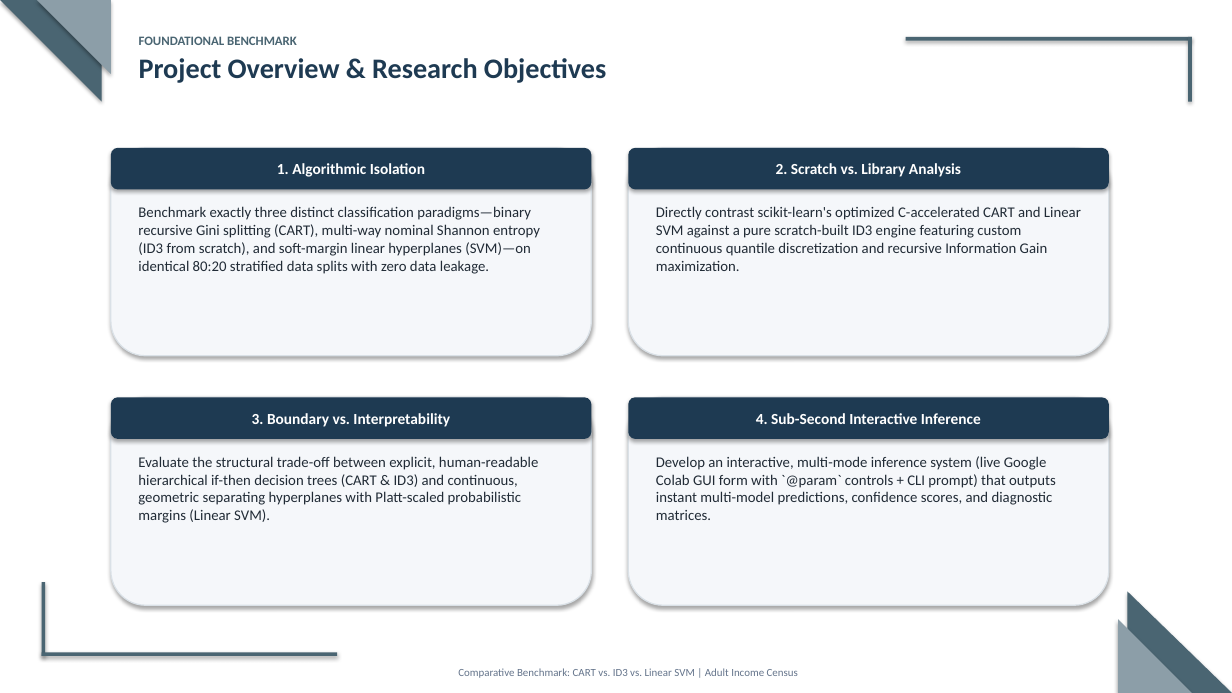
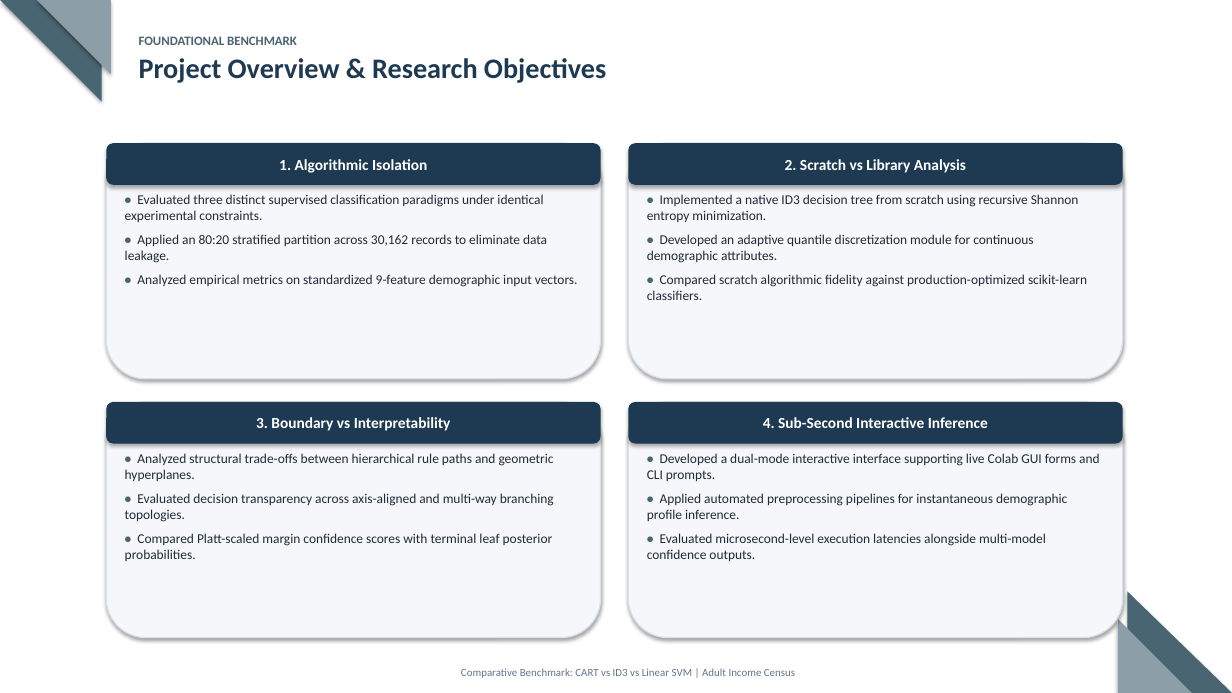
Before and after one commit to nimmisahu222716-lab/Income_predictor, a slide deck: slide 2 of Comparative_Performance_Analysis_Presentation.pptx. Drawn at 1232x693 pixels with LibreOffice and Linux fonts; fonts in the diff are those of the drawing. Boxes give left, top, right and bottom in pixels: in the first picture for what was removed or moved away, otherwise in the second. Text is boxed around its words. In the diff, an @@ line names an element or a change of style, - is before the commit and + after.

```diff
--- a/Comparative_Performance_Analysis_Presentation.pptx
+++ b/Comparative_Performance_Analysis_Presentation.pptx
@@ rectangle removed at (x1=906, y1=37, x2=1192, y2=41) @@
@@ rectangle removed at (x1=1189, y1=37, x2=1192, y2=102) @@
@@ text "1. Algorithmic Isolation" moved from (x1=277, y1=163, x2=425, y2=177) to (x1=279, y1=159, x2=427, y2=173) @@
@@ rounded rectangle resized from (x1=628, y1=397, x2=1109, y2=439) to (x1=106, y1=143, x2=601, y2=185) @@
@@ rounded rectangle resized from (x1=628, y1=397, x2=1109, y2=605) to (x1=106, y1=143, x2=601, y2=379) @@
@@ rounded rectangle resized from (x1=111, y1=148, x2=592, y2=189) to (x1=628, y1=143, x2=1123, y2=185) @@
@@ rounded rectangle resized from (x1=111, y1=148, x2=592, y2=356) to (x1=628, y1=143, x2=1123, y2=379) @@
@@ text at (x1=785, y1=159, x2=966, y2=173): text changed @@
-2. Scratch vs. Library Analysis
+2. Scratch vs Library Analysis
@@ text at (x1=125, y1=194, x2=578, y2=287): text changed; size 11.5 to 10.5 pt @@
-Benchmark exactly three distinct classification paradigms—binary recursive Gini splitting (CART), multi-way nominal Shannon entropy (ID3 from scratch), and soft-margin linear hyperplanes (SVM)—on identical 80:20 stratified data splits with zero data leakage.
+• Evaluated three distinct supervised classification paradigms under identical experimental constraints.
+• Applied an 80:20 stratified partition across 30,162 records to eliminate data leakage.
+• Analyzed empirical metrics on standardized 9-feature demographic input vectors.
@@ text added at (x1=647, y1=194, x2=1087, y2=300), 10.5 pt, text #212B36 @@
+• Implemented a native ID3 decision tree from scratch using recursive Shannon entropy minimization.
+• Developed an adaptive quantile discretization module for continuous demographic attributes.
+• Compared scratch algorithmic fidelity against production-optimized scikit-learn classifiers.
@@ text removed at (x1=656, y1=206, x2=1081, y2=271) @@
-Directly contrast scikit-learn's optimized C-accelerated CART and Linear SVM against a pure scratch-built ID3 engine featuring custom continuous quantile discretization and recursive Information Gain maximization.
@@ rounded rectangle resized from (x1=628, y1=148, x2=1109, y2=189) to (x1=106, y1=402, x2=601, y2=444) @@
@@ rounded rectangle resized from (x1=628, y1=148, x2=1109, y2=356) to (x1=106, y1=402, x2=601, y2=638) @@
@@ text at (x1=256, y1=417, x2=451, y2=431): text changed @@
-3. Boundary vs. Interpretability
+3. Boundary vs Interpretability
@@ text "4. Sub-Second Interactive Inference" moved from (x1=756, y1=413, x2=981, y2=424) to (x1=763, y1=417, x2=988, y2=428) @@
@@ rounded rectangle resized from (x1=111, y1=397, x2=592, y2=439) to (x1=628, y1=402, x2=1123, y2=444) @@
@@ rounded rectangle resized from (x1=111, y1=397, x2=592, y2=605) to (x1=628, y1=402, x2=1123, y2=638) @@
@@ text at (x1=125, y1=453, x2=554, y2=561): text changed; size 11.5 to 10.5 pt @@
-Evaluate the structural trade-off between explicit, human-readable hierarchical if-then decision trees (CART & ID3) and continuous, geometric separating hyperplanes with Platt-scaled probabilistic margins (Linear SVM).
+• Analyzed structural trade-offs between hierarchical rule paths and geometric hyperplanes.
+• Evaluated decision transparency across axis-aligned and multi-way branching topologies.
+• Compared Platt-scaled margin confidence scores with terminal leaf posterior probabilities.
@@ text at (x1=647, y1=453, x2=1100, y2=561): text changed; size 11.5 to 10.5 pt @@
-Develop an interactive, multi-mode inference system (live Google Colab GUI form with `@param` controls + CLI prompt) that outputs instant multi-model predictions, confidence scores, and diagnostic matrices.
+• Developed a dual-mode interactive interface supporting live Colab GUI forms and CLI prompts.
+• Applied automated preprocessing pipelines for instantaneous demographic profile inference.
+• Evaluated microsecond-level execution latencies alongside multi-model confidence outputs.
@@ rectangle removed at (x1=42, y1=582, x2=45, y2=656) @@
@@ rectangle removed at (x1=42, y1=653, x2=337, y2=656) @@
@@ text at (x1=461, y1=668, x2=795, y2=678): text changed @@
-Comparative Benchmark: CART vs. ID3 vs. Linear SVM | Adult Income Census
+Comparative Benchmark: CART vs ID3 vs Linear SVM | Adult Income Census
```
Also in this commit, not shown: 13 other slides changed, 3 other files.
